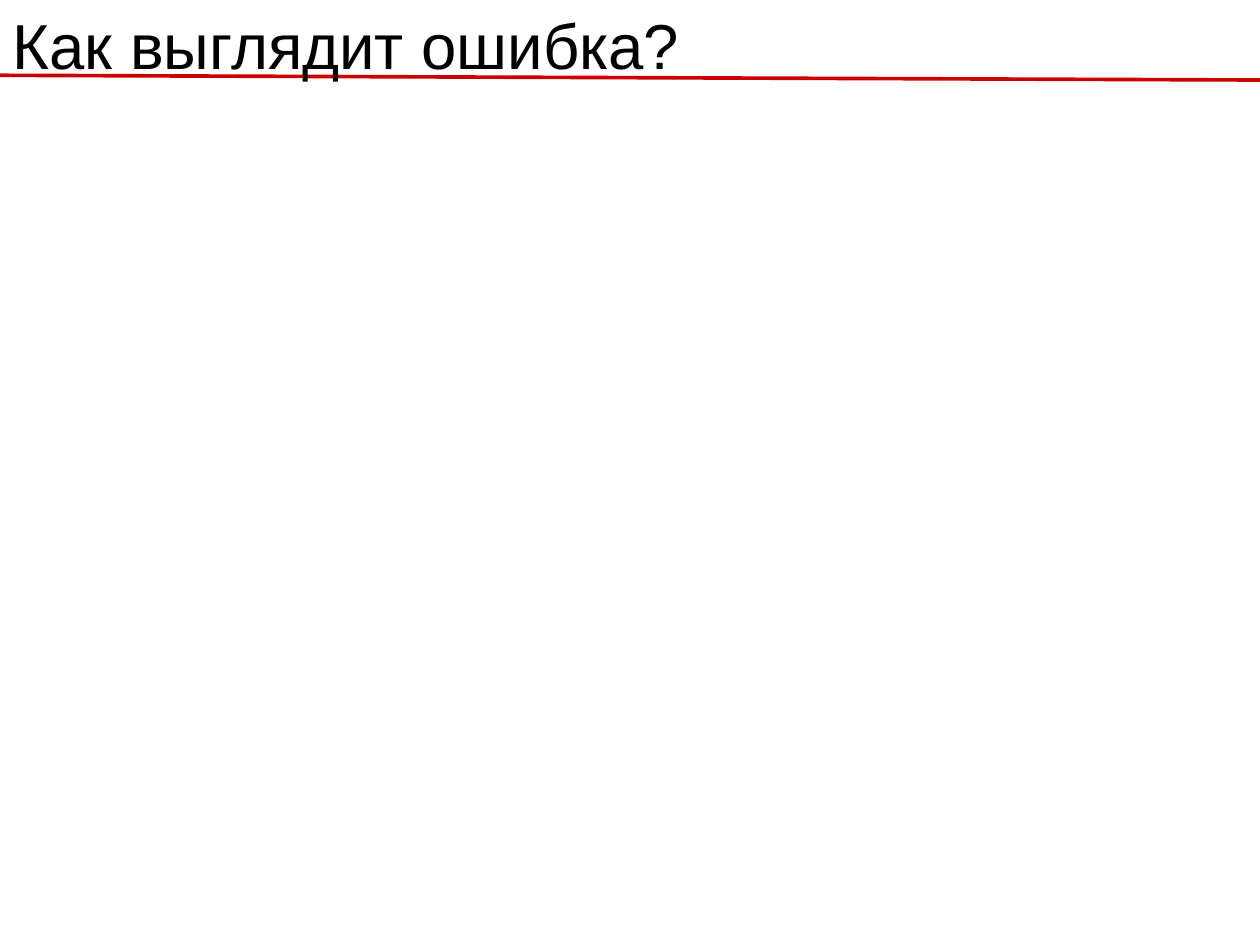
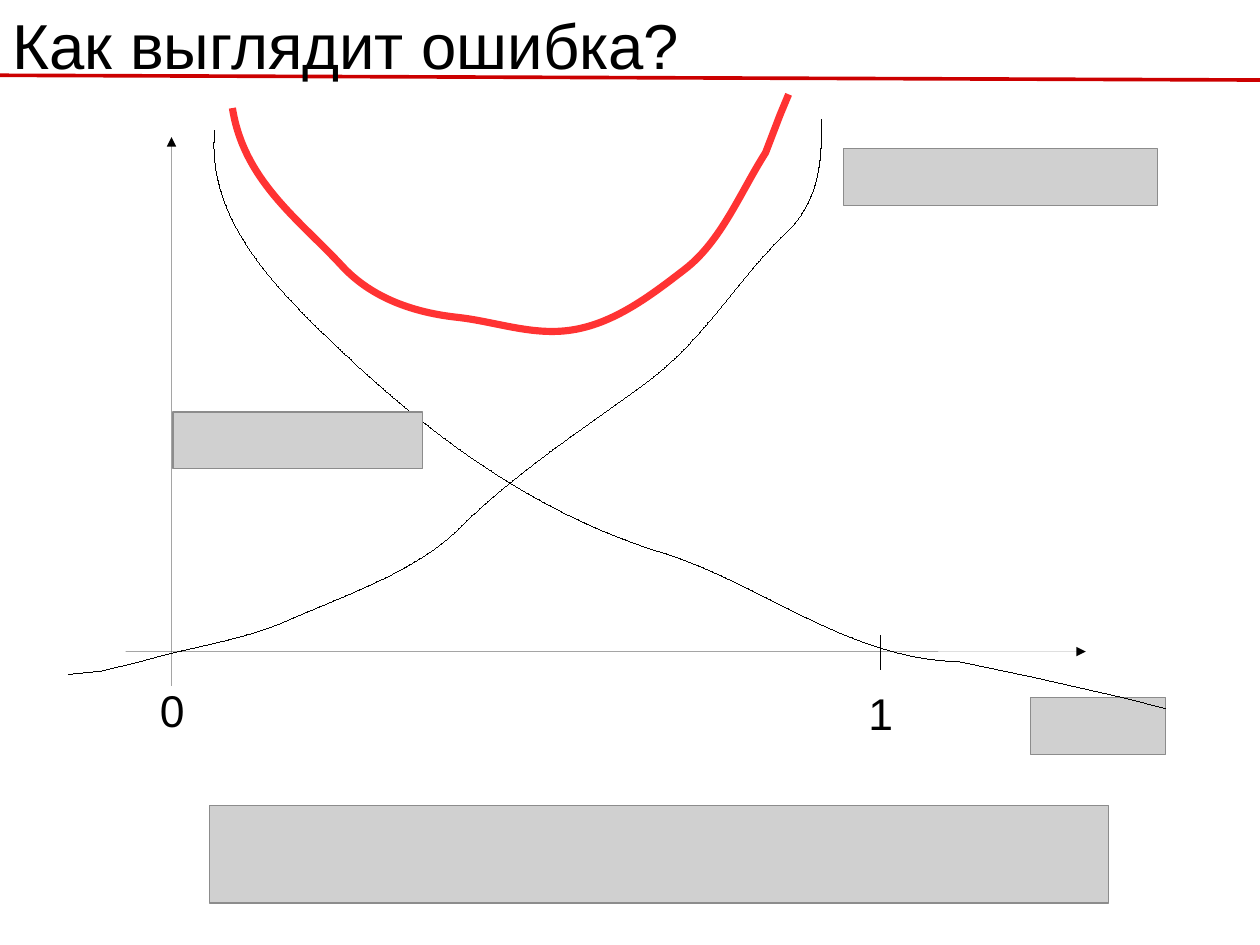
Before and after one commit to rykachevskiy/239, a slide deck: slide 11 of 3.Classification,Logistic_regression/Logistic_regression.odp (slide 10 before the commit). Drawn at 1260x945 pixels with LibreOffice and Linux fonts; fonts in the diff are those of the drawing; grey boxes stand for pictures. Boxes give left, top, right and bottom in pixels: in the first picture for what was removed or moved away, otherwise in the second. Text is boxed around its words. In the diff, an @@ line names an element or a change of style, - is before the commit and + after.

Commit message:
lecture

```diff
--- a/3.Classification,Logistic_regression/Logistic_regression.odp
+++ b/3.Classification,Logistic_regression/Logistic_regression.odp
@@ freeform shape added at (x1=69, y1=119, x2=822, y2=675), outline #000000 0 pt @@
@@ freeform shape added at (x1=232, y1=95, x2=789, y2=332), outline #FF3333 4.51 pt @@
@@ arrow added from (172, 686) to (172, 137), #000000 0 pt @@
@@ freeform shape added at (x1=214, y1=131, x2=1166, y2=709), outline #000000 0 pt @@
@@ picture added at (x1=844, y1=149, x2=1157, y2=206) @@
@@ picture added at (x1=173, y1=412, x2=423, y2=469) @@
@@ arrow added from (126, 652) to (1086, 652), #000000 0 pt @@
@@ line added from (880, 636) to (880, 670), #000000 0 pt @@
@@ text added at (x1=160, y1=696, x2=185, y2=728), 28 pt, text #000000 @@
+0
@@ text added at (x1=868, y1=699, x2=893, y2=730), 28 pt, text #000000 @@
+1
@@ picture added at (x1=1030, y1=697, x2=1166, y2=755) @@
@@ picture added at (x1=209, y1=805, x2=1109, y2=903) @@
```
Also in this commit, not shown: 2 other slides changed, 13 slides added, 9 slides removed, 9 other files.
